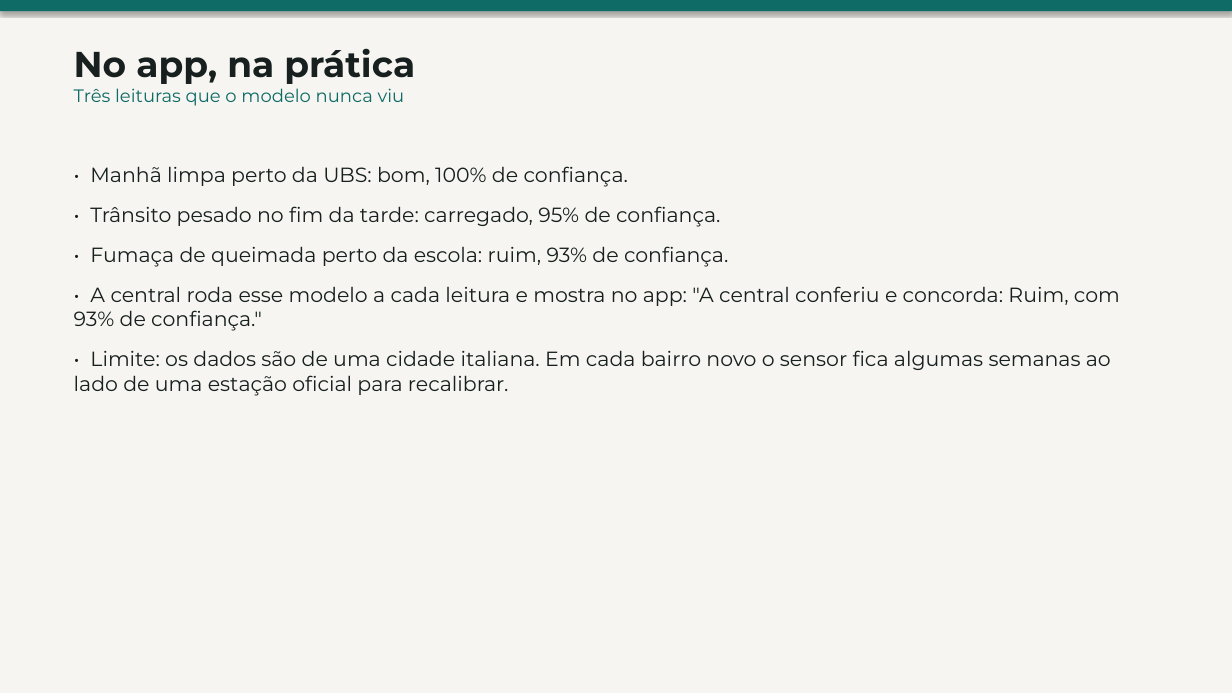
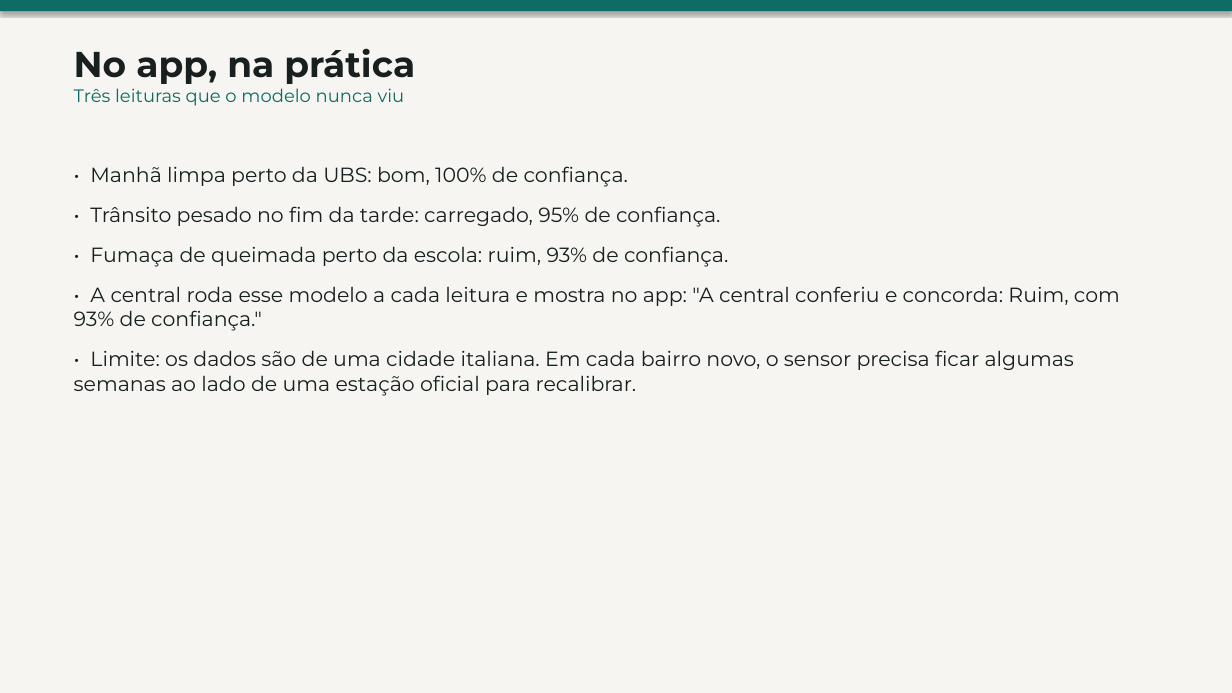
Before and after one commit to iskisraell/respiracidadao-gs, a slide deck: slide 7 of docs/06_RespiraCidadao_ML_Slides.pptx. Drawn at 1232x693 pixels with LibreOffice and Linux fonts; fonts in the diff are those of the drawing. Boxes give left, top, right and bottom in pixels: in the first picture for what was removed or moved away, otherwise in the second. Text is boxed around its words. In the diff, an @@ line names an element or a change of style, - is before the commit and + after.

```diff
--- a/docs/06_RespiraCidadao_ML_Slides.pptx
+++ b/docs/06_RespiraCidadao_ML_Slides.pptx
@@ text at bbox=[74, 350, 1074, 396]: text changed @@
-• Limite: os dados são de uma cidade italiana. Em cada bairro novo o sensor fica algumas semanas ao lado de uma estação oficial para recalibrar.
+• Limite: os dados são de uma cidade italiana. Em cada bairro novo, o sensor precisa ficar algumas semanas ao lado de uma estação oficial para recalibrar.
```
Also in this commit, not shown: 6 other slides changed, 46 other files.
